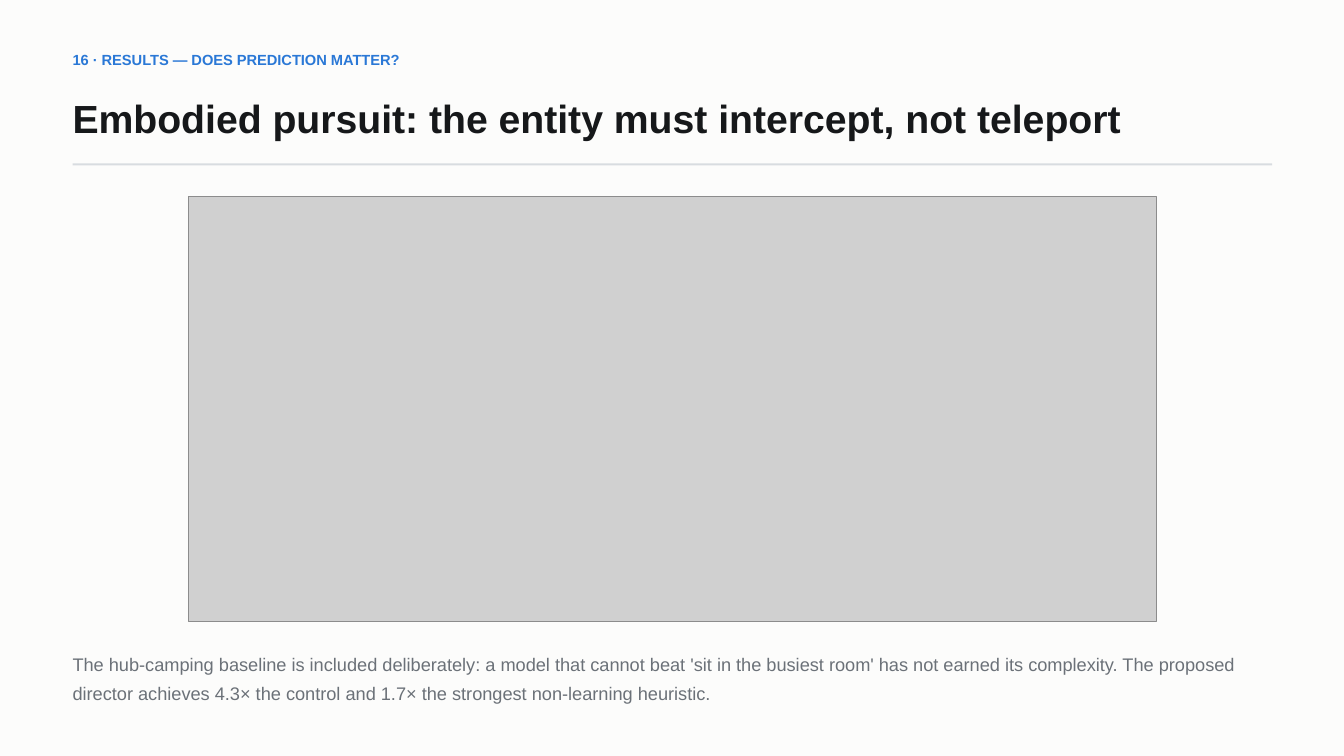
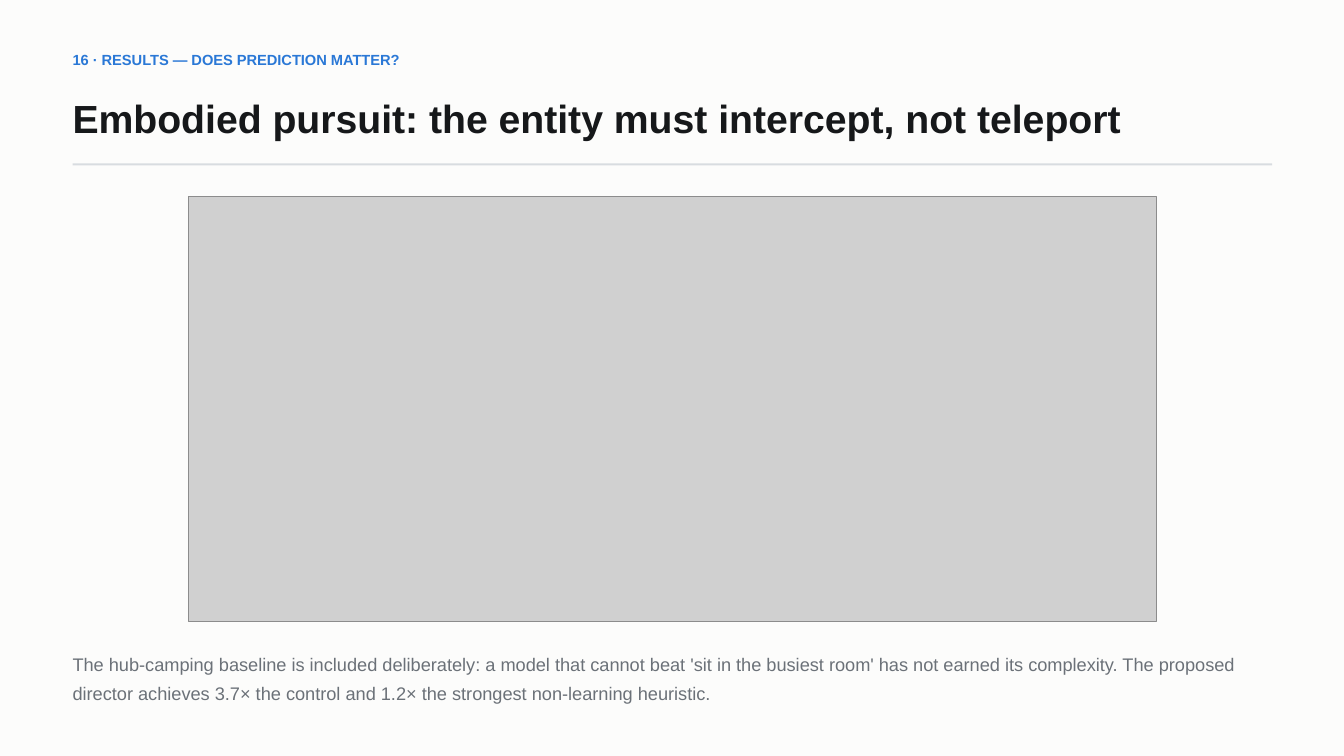
Before and after one commit to Sh1v4mKum4r/parity, a slide deck: slide 18 of docs/PARITY-review-deck.pptx. Drawn at 1344x756 pixels with LibreOffice and Linux fonts; fonts in the diff are those of the drawing; grey boxes stand for pictures. Boxes give left, top, right and bottom in pixels: in the first picture for what was removed or moved away, otherwise in the second. Text is boxed around its words. In the diff, an @@ line names an element or a change of style, - is before the commit and + after.

Commit message:
Implement the Director's full counter-move set and verify it
The documented four counter-moves were not all wired up: rewire() and seal_door()
existed but were never called, choose_sabotage() was never called in any measured
experiment, and the confidence gate defaulted to off. The report also claimed unit
tests that did not exist.

- FullDirector: intercept, seal, rewire, poison, scored by expected disruption x
  confidence, with the fairness rules enforced in code rather than documented
- HabitualBot rewritten to navigate by shortest path so world edits actually bite
- E5: world editing raises objective cost by 60% (15.7 -> 25.2 moves per lap)
- E6: targeted sabotage shows NO advantage under uniform reliance, 12% under
  uneven reliance -- reported as a conditional result
- test_invariants.py: 9 invariants over 25 facilities, all passing
- Demo gains all four counter-moves with live counters
- All figures, report and deck regenerated from metrics.json

```diff
--- a/docs/PARITY-review-deck.pptx
+++ b/docs/PARITY-review-deck.pptx
@@ text at (x1=73, y1=658, x2=1235, y2=704): text changed @@
-The hub-camping baseline is included deliberately: a model that cannot beat 'sit in the busiest room' has not earned its complexity. The proposed director achieves 4.3× the control and 1.7× the strongest non-learning heuristic.
+The hub-camping baseline is included deliberately: a model that cannot beat 'sit in the busiest room' has not earned its complexity. The proposed director achieves 3.7× the control and 1.2× the strongest non-learning heuristic.
```
Also in this commit, not shown: 6 other slides changed, 3 slides added, 15 other files.
